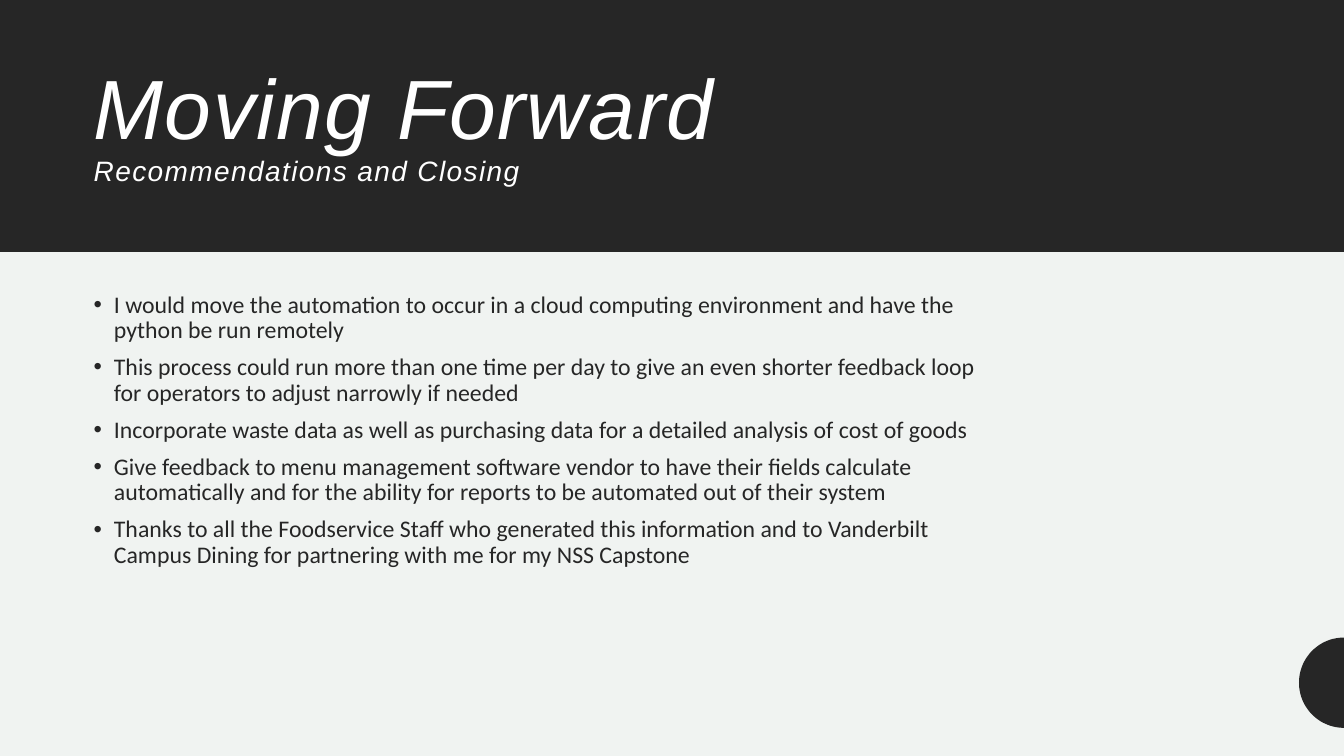
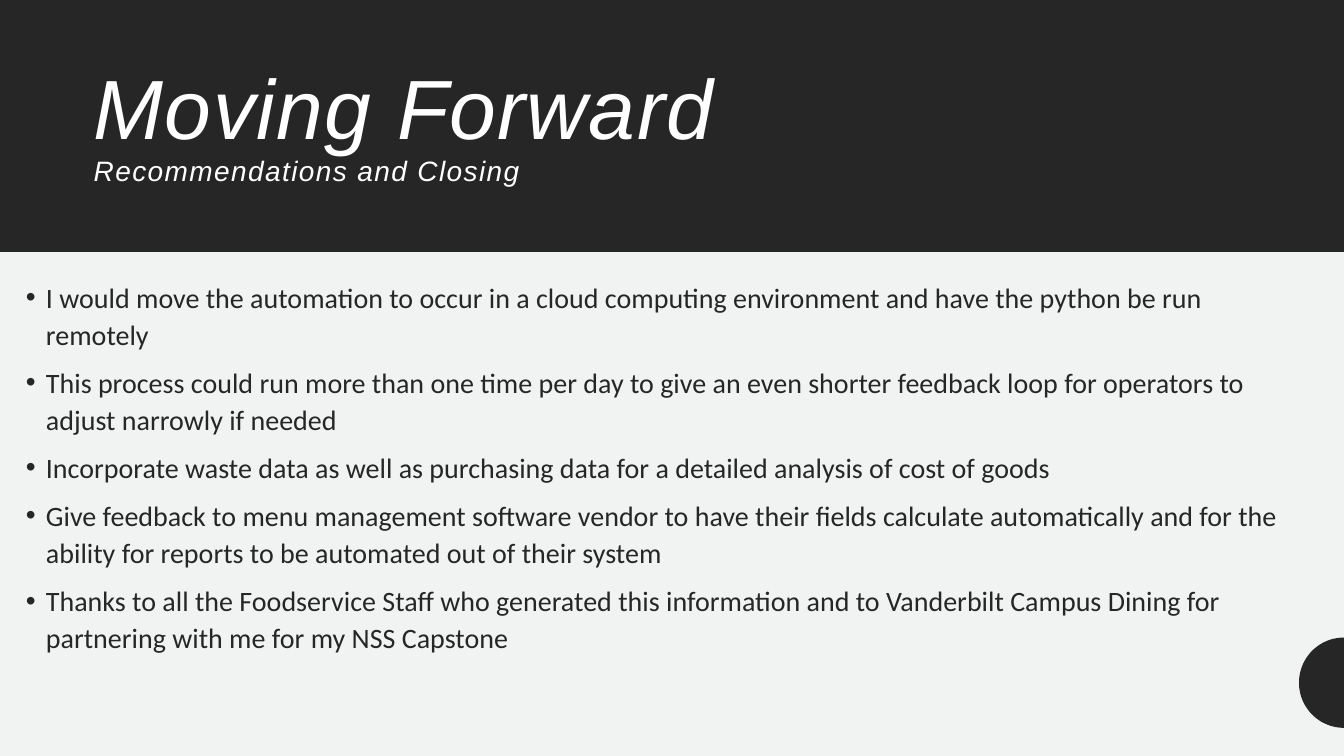
Before and after one commit to meferral/Menu_Dashboard, a slide deck: slide 11 of Capstone_Menu_Dashboard.pptx (slide 10 before the commit). Drawn at 1344x756 pixels with LibreOffice and Linux fonts; fonts in the diff are those of the drawing. Boxes give left, top, right and bottom in pixels: in the first picture for what was removed or moved away, otherwise in the second. Text is boxed around its words. In the diff, an @@ line names an element or a change of style, - is before the commit and + after.

```diff
--- a/Capstone_Menu_Dashboard.pptx
+++ b/Capstone_Menu_Dashboard.pptx
@@ text "I would move the automation ..." moved from (x1=114, y1=296, x2=974, y2=567) to (x1=46, y1=288, x2=1276, y2=653) @@
@@ text "I would move the automation ..." at (x1=46, y1=288, x2=1276, y2=653): size 17 to 20 pt; line spacing 0.9 to 1.1 @@
```
Also in this commit, not shown: 6 other slides changed, 1 slide added, 6 other files.
